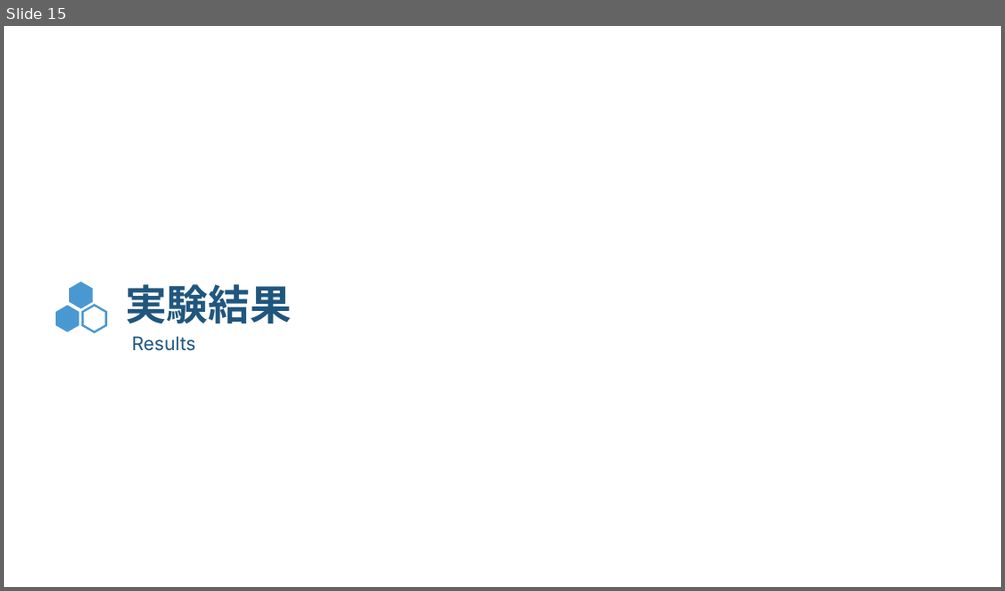
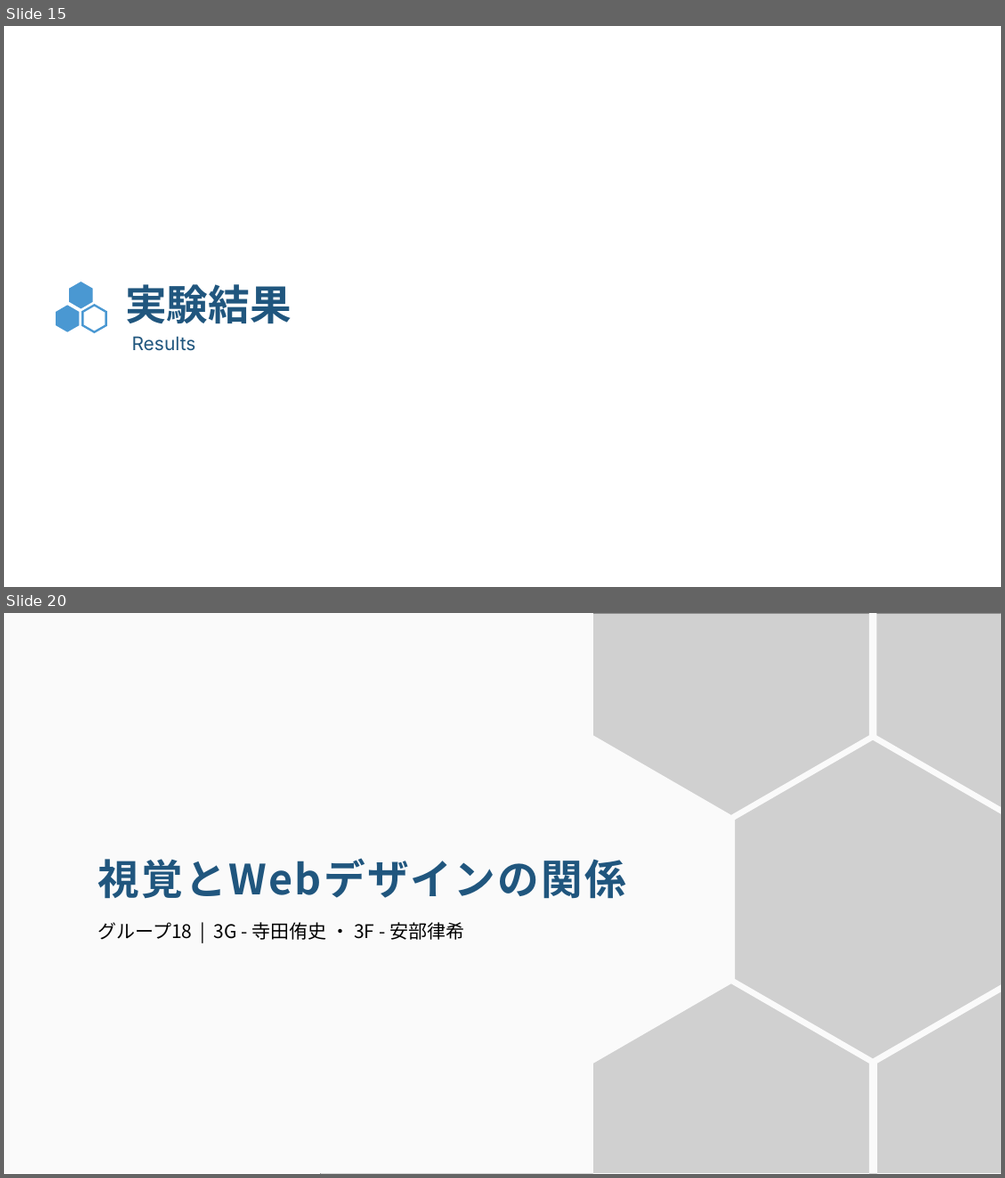
Before and after one commit to nearfactory/Soutan, a slide deck: 18 2G23寺田侑史 視覚とWebデザ_v2.pptx. Shown one above the other, each under a label of ours: slide 15 before the commit, slides 15 and 20 after it; the slides between them are not shown. The pictures are 1005x591 and 1005x1178 pixels, drawn with LibreOffice and Linux fonts; fonts in the diff are those of the drawing; grey boxes stand for pictures. Boxes give left, top, right and bottom in pixels: in the first picture for what was removed or moved away, otherwise in the second. Text is boxed around its words. In the diff, an @@ line names an element or a change of style, - is before the commit and + after.

```diff
--- a/18 2G23寺田侑史 視覚とWebデザ_v2.pptx
+++ b/18 2G23寺田侑史 視覚とWebデザ_v2.pptx
@@ slide 20 added at bbox=[4, 613, 1001, 1174], background #FFFFFF @@
@@ freeform shape added at bbox=[4, 613, 1001, 1174], fill #FAFAFA @@
@@ picture added at bbox=[320, 613, 1001, 1174] @@
@@ text added at bbox=[97, 858, 626, 899], 40 pt, text #20567E, bold @@
+視覚とWebデザインの関係
@@ text added at bbox=[97, 922, 464, 940], 18 pt, text #000000 @@
+グループ18 | 3G - 寺田侑史 ・ 3F - 安部律希
```
Also in this commit, not shown: 5 slides changed, 2 other slides added, 1 slide removed.
